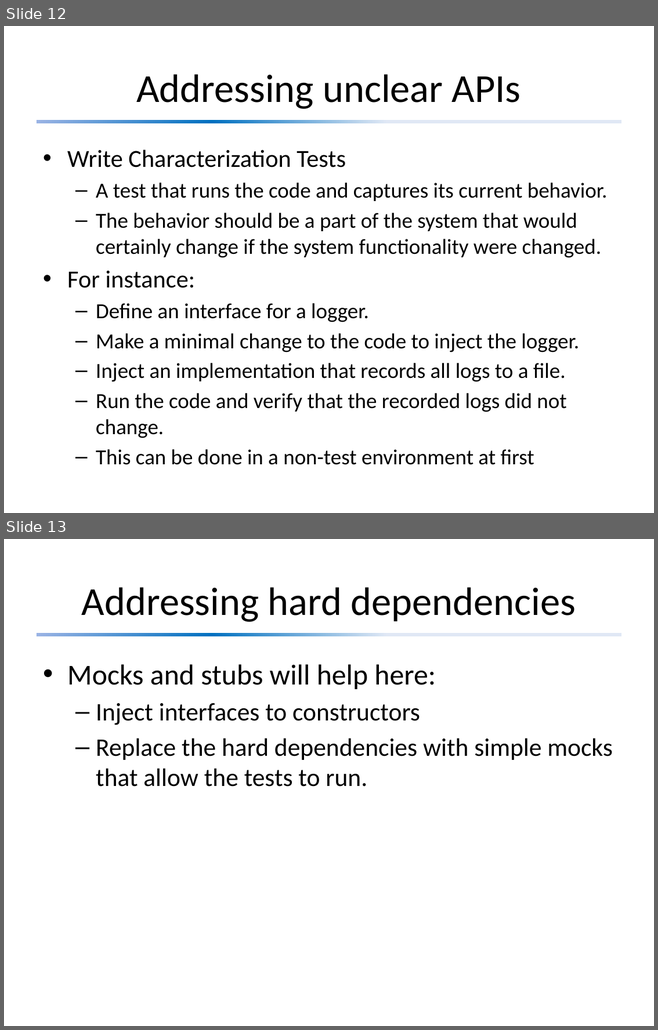
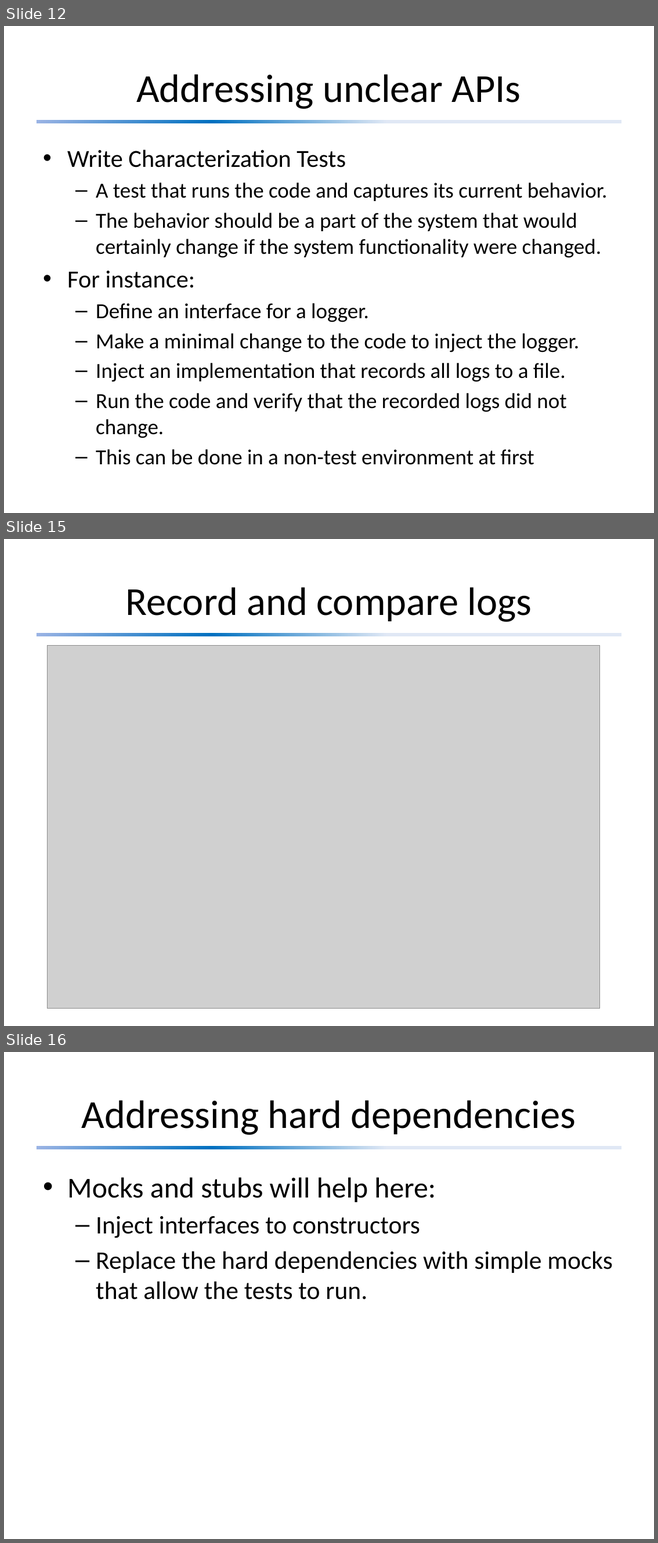
Before and after one commit to david-sackstein/solid-c-cpp, a slide deck: Module 4 - Legacy Code.pptx. Shown one above the other, each under a label of ours: slides 12 and 13 before the commit, slides 12, 15 and 16 after it; the slides between them are not shown. The pictures are 658x1030 and 658x1543 pixels, drawn with LibreOffice and Linux fonts; fonts in the diff are those of the drawing; grey boxes stand for pictures. Boxes give left, top, right and bottom in pixels: in the first picture for what was removed or moved away, otherwise in the second. Text is boxed around its words. In the diff, an @@ line names an element or a change of style, - is before the commit and + after.

```diff
--- a/Module 4 - Legacy Code.pptx
+++ b/Module 4 - Legacy Code.pptx
@@ slide 15 added at (x1=4, y1=539, x2=654, y2=1026), background #FFFFFF; not listed: 1 template element that a slide beside it also shows @@
@@ title added at (x1=126, y1=587, x2=532, y2=622), 44 pt, text #000000 @@
+Record and compare logs
@@ picture added at (x1=48, y1=646, x2=600, y2=1009) @@
@@ what was slide 13 is now slide 16 @@
```
Also in this commit, not shown: 2 slides changed, 2 other slides added, 5 other files.
